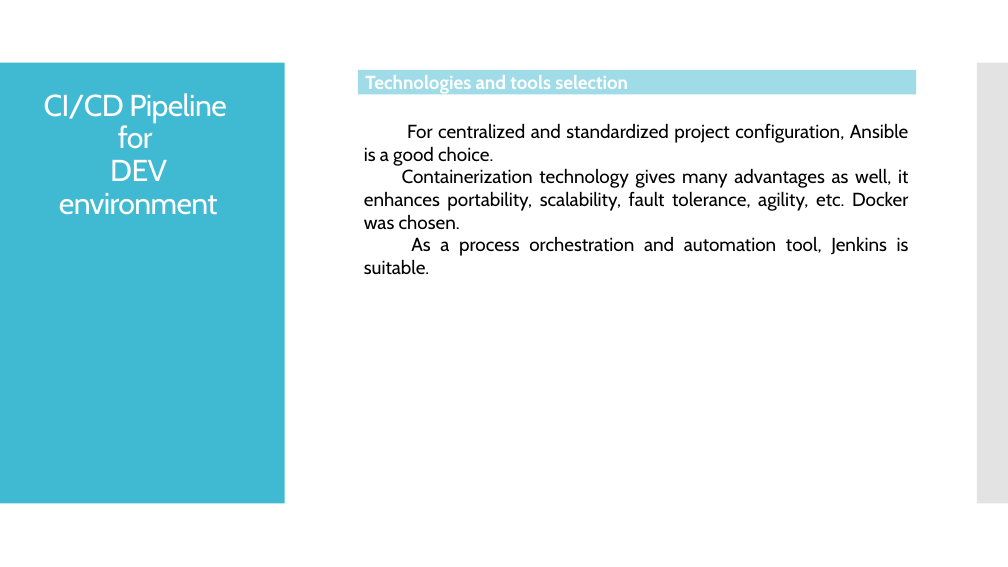
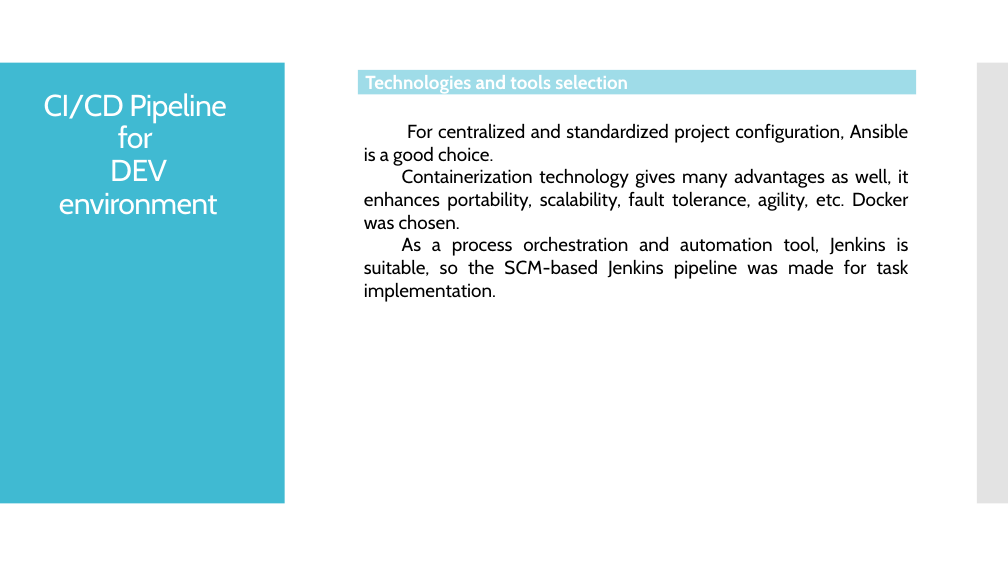
Before and after one commit to mkutsybala/EPAM-Project-v3, a slide deck: slide 6 of FinalProject_MykhailoKutsybala.pptx. Drawn at 1008x567 pixels with LibreOffice and Linux fonts; fonts in the diff are those of the drawing. Boxes give left, top, right and bottom in pixels: in the first picture for what was removed or moved away, otherwise in the second. Text is boxed around its words. In the diff, an @@ line names an element or a change of style, - is before the commit and + after.

Commit message:
presentation was changed

```diff
--- a/FinalProject_MykhailoKutsybala.pptx
+++ b/FinalProject_MykhailoKutsybala.pptx
@@ text at box(364, 236, 909, 302): text changed @@
-As a process orchestration and automation tool, Jenkins is suitable.
+As a process orchestration and automation tool, Jenkins is suitable, so the SCM-based Jenkins pipeline was made for task implementation.
```
Also in this commit, not shown: 1 other slide changed.
